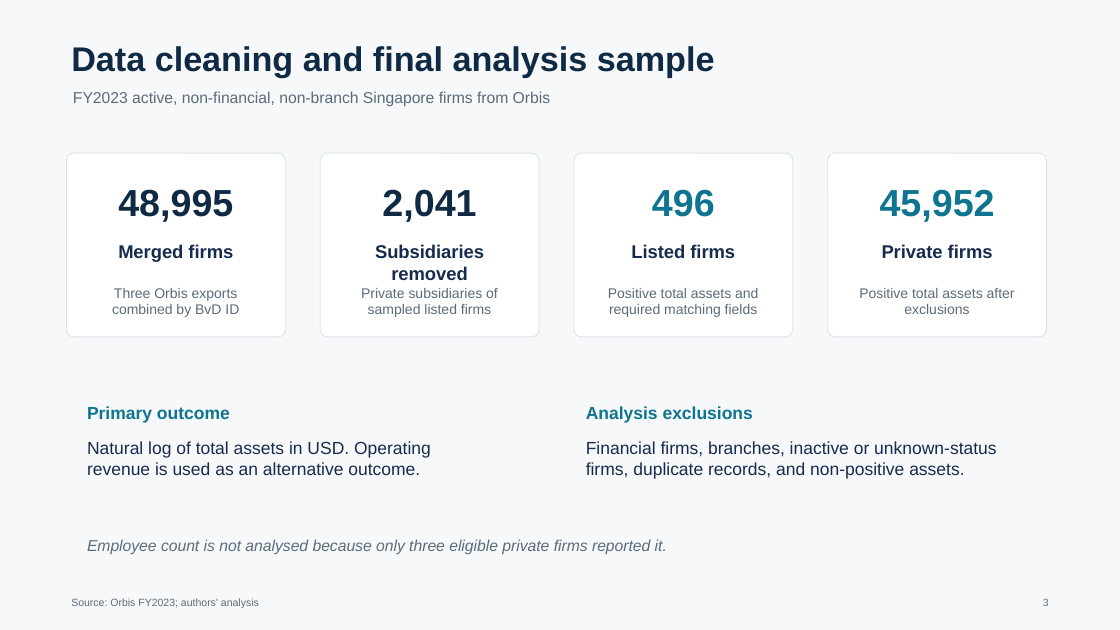
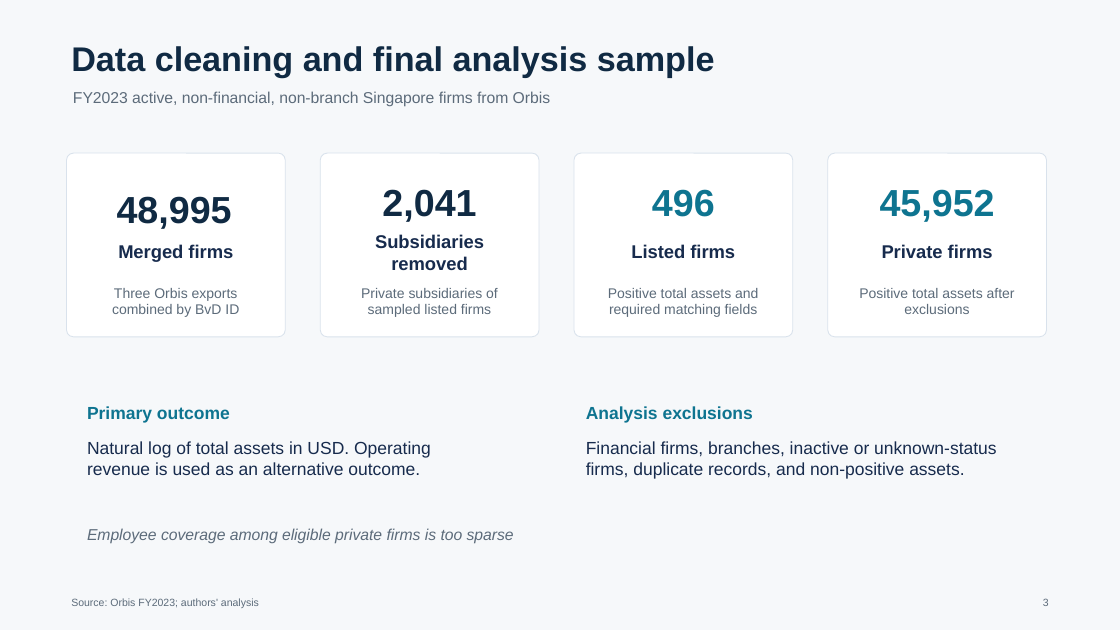
Before and after one commit to mljiang2026-oss/ds607-singapore-firm-size, a slide deck: slide 3 of outputs/presentation/DS607_GP_01548385_slides.pptx. Drawn at 1120x630 pixels with LibreOffice and Linux fonts; fonts in the diff are those of the drawing. Boxes give left, top, right and bottom in pixels: in the first picture for what was removed or moved away, otherwise in the second. Text is boxed around its words. In the diff, an @@ line names an element or a change of style, - is before the commit and + after.

```diff
--- a/outputs/presentation/DS607_GP_01548385_slides.pptx
+++ b/outputs/presentation/DS607_GP_01548385_slides.pptx
@@ text "48,995": place and size @@
-text "48,995" at [118, 189, 233, 222]
+text "48,995" at [117, 196, 232, 229]
@@ text "Subsidiaries removed": place and size @@
-text "Subsidiaries removed" at [375, 244, 484, 280]
+text "Subsidiaries removed" at [375, 234, 484, 270]
@@ text at [87, 528, 514, 544]: text changed @@
-Employee count is not analysed because only three eligible private firms reported it.
+Employee coverage among eligible private firms is too sparse
```
Also in this commit, not shown: 9 other slides changed, 1 other file.
